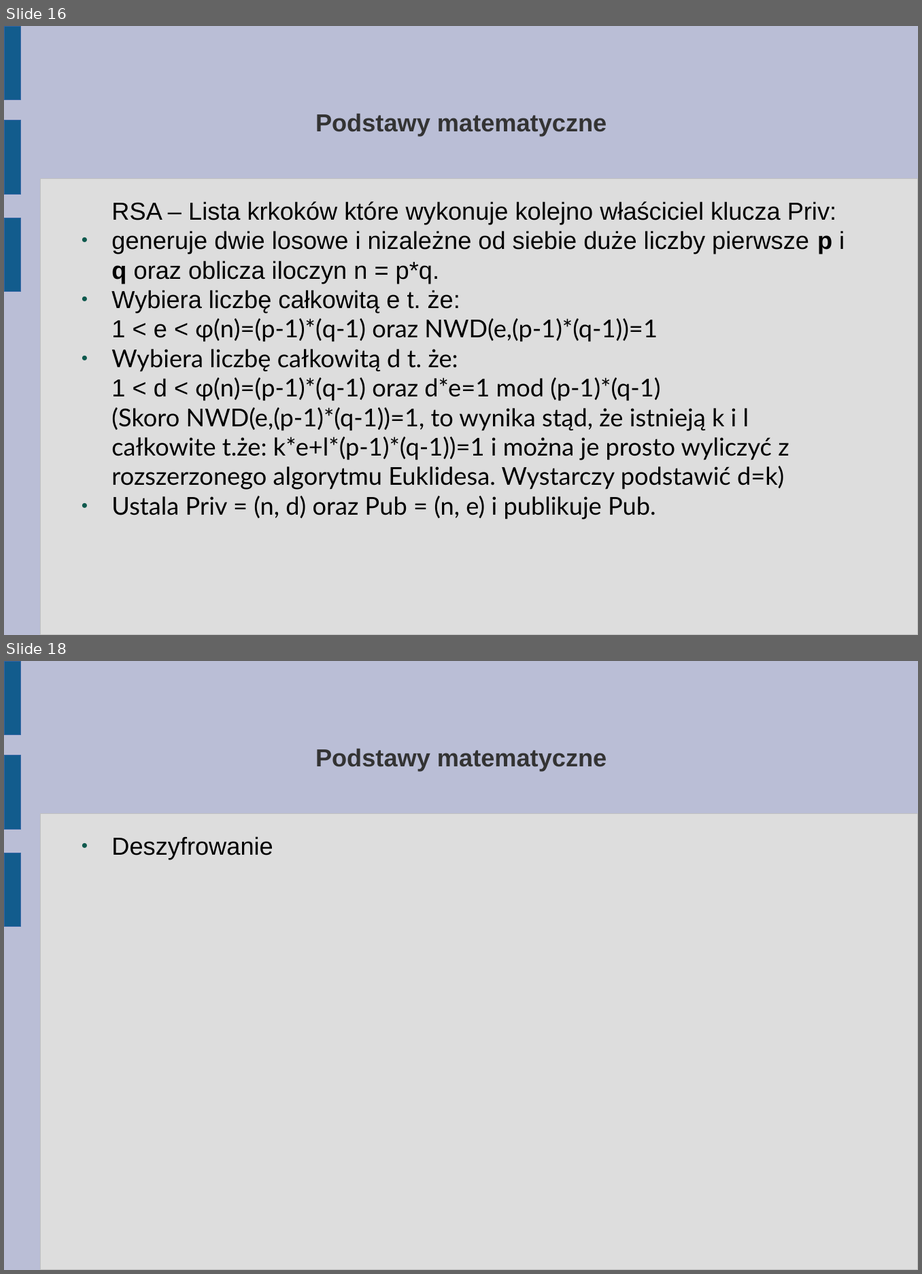
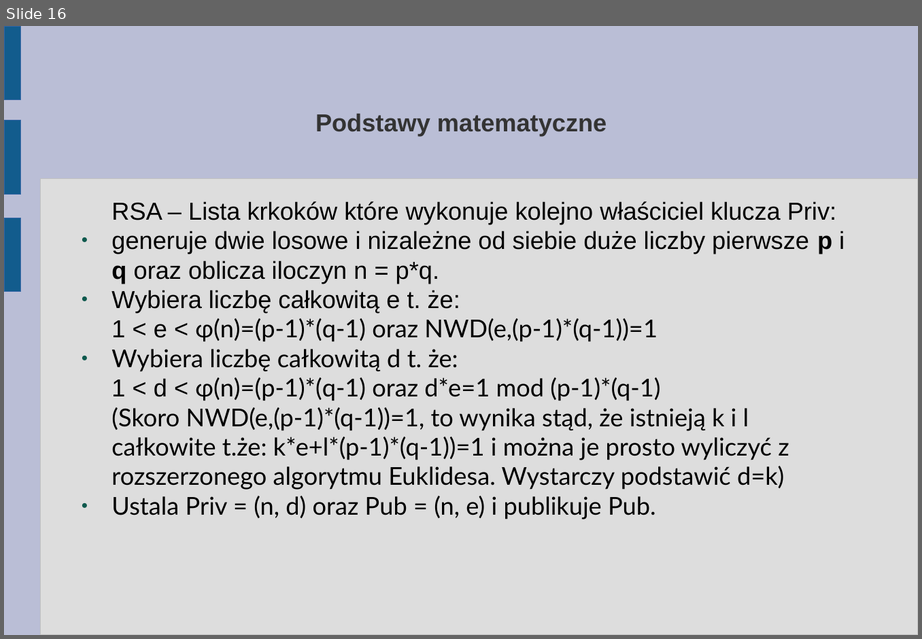
Before and after one commit to abhay123lp/internetvotingsystem, a slide deck: Tutorial/3. Troche matematyki (dla zainteresowanych).odp. Shown one above the other, each under a label of ours: slides 16 and 18 before the commit, slide 16 after it; the slides between them are not shown. The pictures are 922x1274 and 922x639 pixels, drawn with LibreOffice and Linux fonts; fonts in the diff are those of the drawing. Boxes give left, top, right and bottom in pixels: in the first picture for what was removed or moved away, otherwise in the second. Text is boxed around its words. In the diff, an @@ line names an element or a change of style, - is before the commit and + after.

```diff
--- a/Tutorial/3. Troche matematyki (dla zainteresowanych).odp
+++ b/Tutorial/3. Troche matematyki (dla zainteresowanych).odp
@@ slide 18 removed at [4,661,918,1270], background #BABED6; not listed: 4 template elements that a slide beside it also shows @@
@@ title removed at [315,749,606,770] @@
-Podstawy matematyczne
@@ text removed at [111,836,273,860] @@
-● Deszyfrowanie
```
Also in this commit, not shown: 3 slides added, 1 other slide removed.
